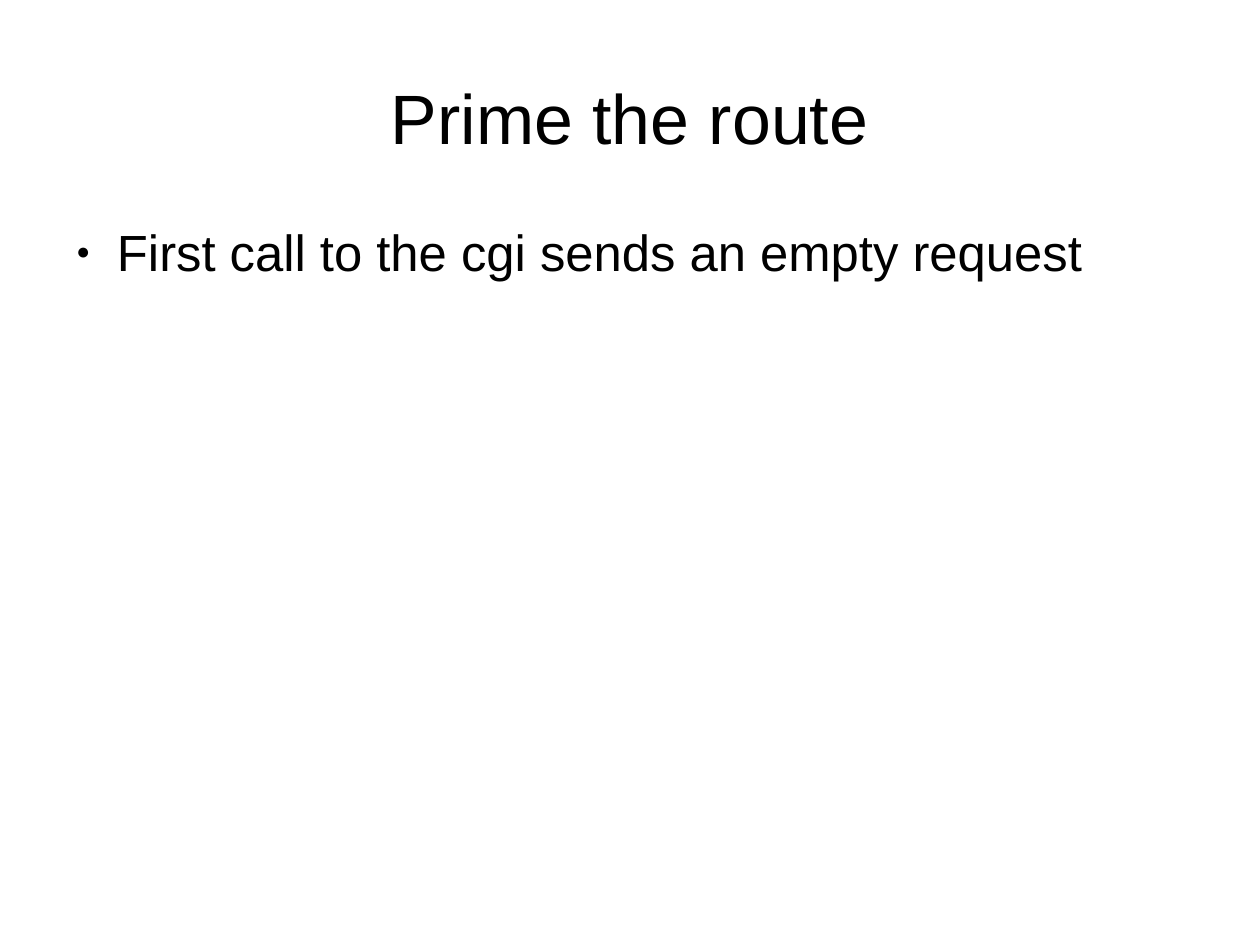
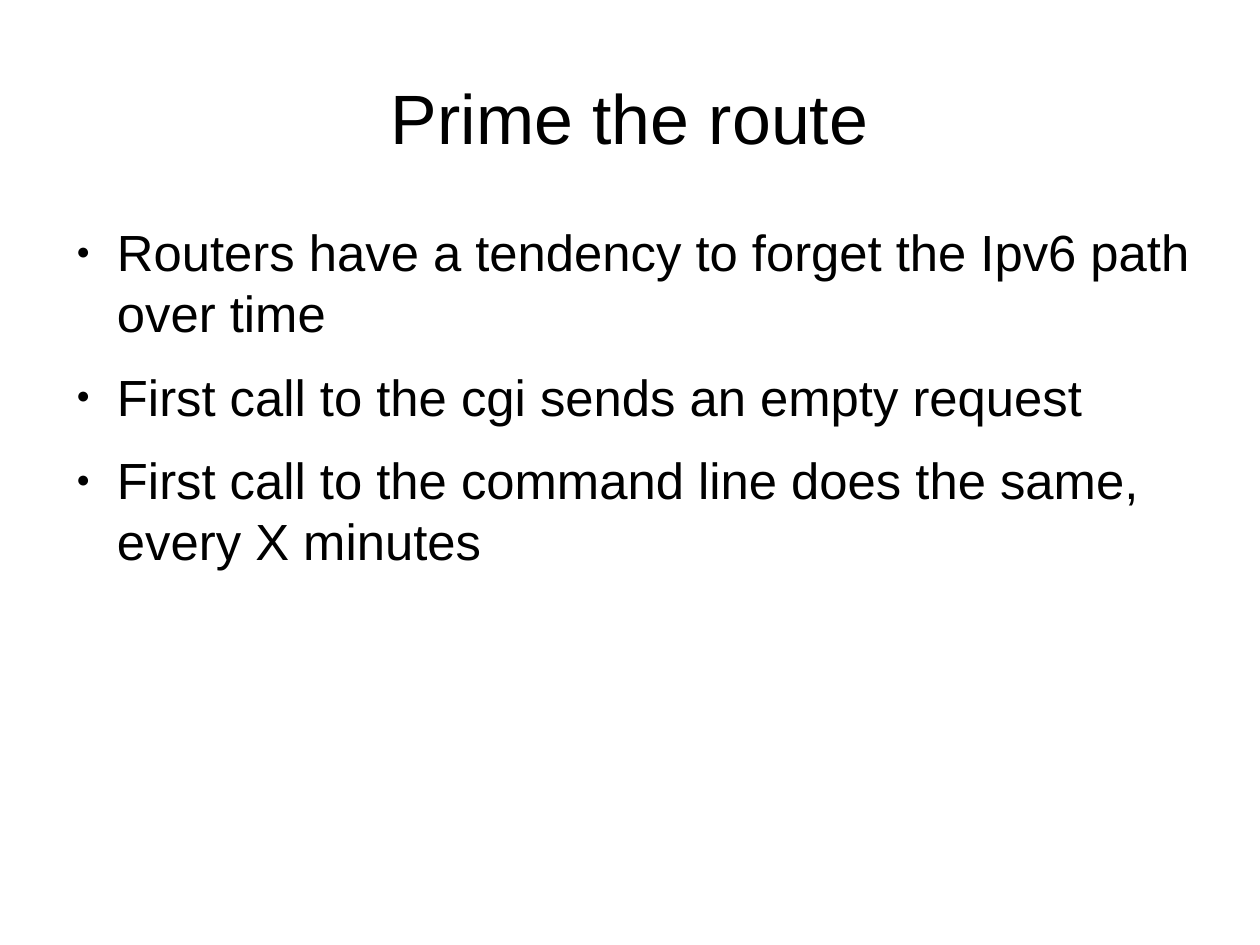
Before and after one commit to dtaht/Gnugol, a slide deck: slide 16 of doc/gnugol.odp (slide 14 before the commit). Drawn at 1260x945 pixels with LibreOffice and Linux fonts; fonts in the diff are those of the drawing. Boxes give left, top, right and bottom in pixels: in the first picture for what was removed or moved away, otherwise in the second. Text is boxed around its words. In the diff, an @@ line names an element or a change of style, - is before the commit and + after.

```diff
--- a/doc/gnugol.odp
+++ b/doc/gnugol.odp
@@ text at <box>117,234,1189,333</box>: paragraph added @@
+● Routers have a tendency to forget the Ipv6 path over time
@@ text at <box>117,462,1138,571</box>: paragraph added @@
+● First call to the command line does the same, every X minutes
```
Also in this commit, not shown: 5 other slides changed, 5 slides added, 1 slide removed.
